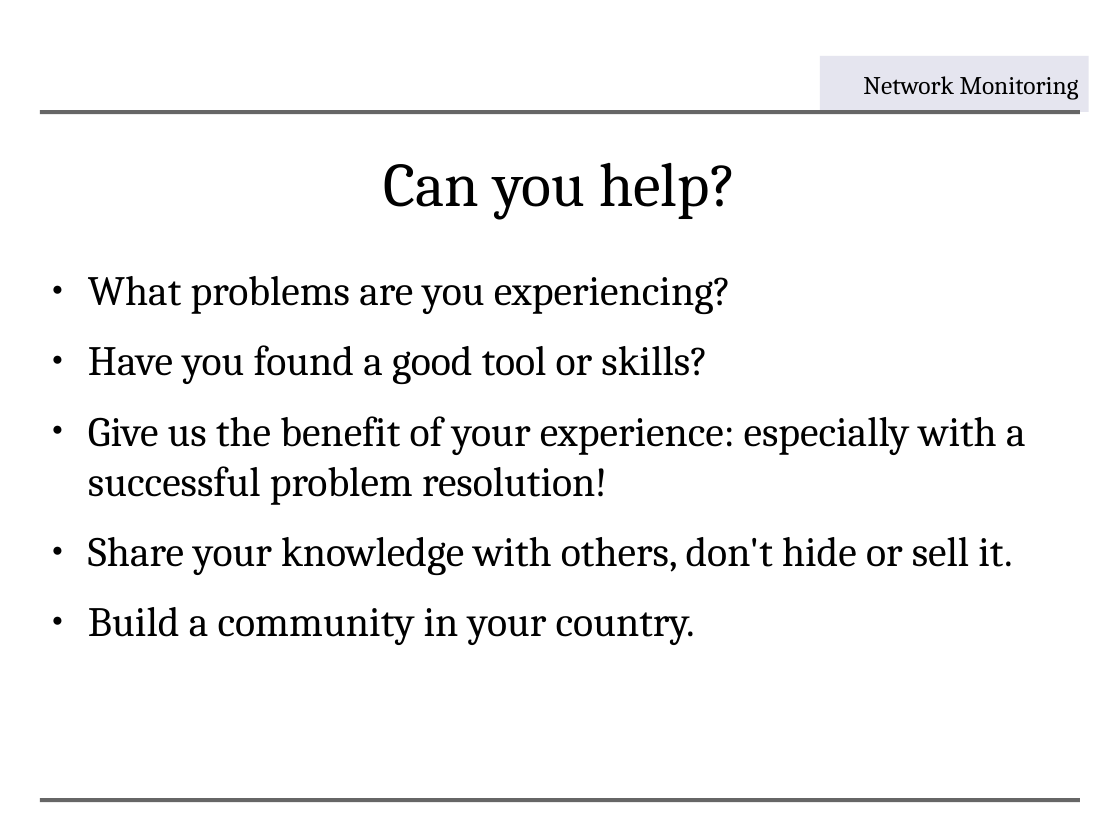
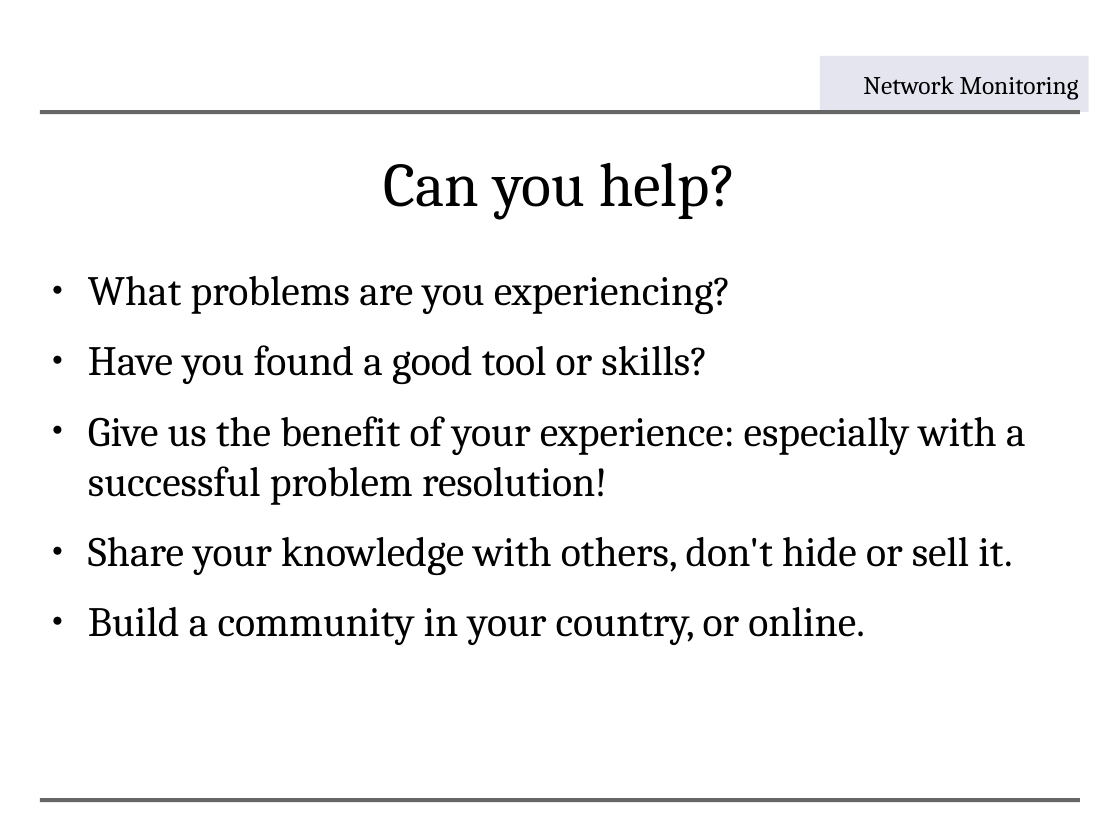
Before and after one commit to aptivate/inaspmaterials, a slide deck: slide 14 of generated/Network_Management/Unit_5_The_Bandwidth_Challenge/Unit_5_Presentation.rst.odp (slide 13 before the commit). Drawn at 1120x840 pixels with LibreOffice and Linux fonts; fonts in the diff are those of the drawing; background and template pictures are left out. Boxes give left, top, right and bottom in pixels: in the first picture for what was removed or moved away, otherwise in the second. Text is boxed around its words. In the diff, an @@ line names an element or a change of style, - is before the commit and + after.

```diff
--- a/generated/Network_Management/Unit_5_The_Bandwidth_Challenge/Unit_5_Presentation.rst.odp
+++ b/generated/Network_Management/Unit_5_The_Bandwidth_Challenge/Unit_5_Presentation.rst.odp
@@ text at (88, 607, 865, 645): text changed @@
-● Build a community in your country.
+● Build a community in your country, or online.
```
Also in this commit, not shown: 4 other slides changed, 1 slide added, 12 other files.
